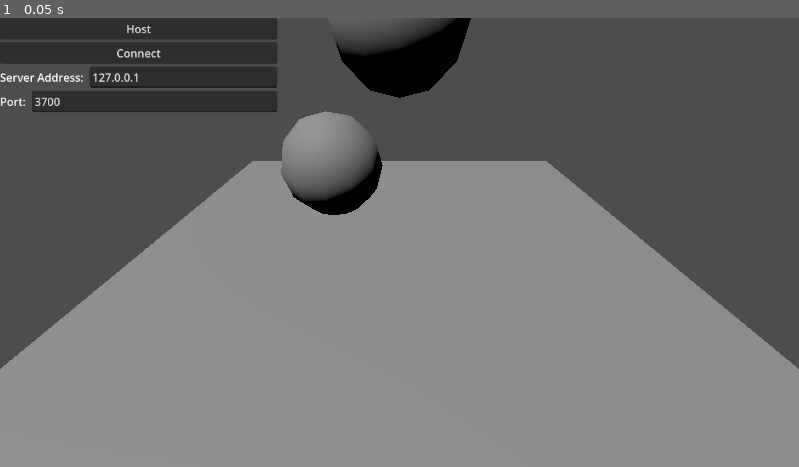
Above: before the commit, frame 1.
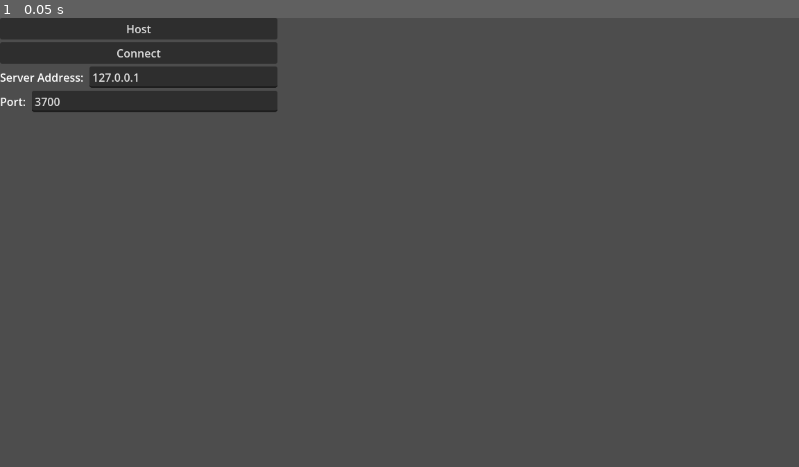
Above: after the commit, the same moment.

Repository: armedturret/XRLive-SDK
Game: Godot game, scene res://scenes/multiplayer_test.tscn
Two runs of this game, one before a commit and one after it. Both use one fixed random seed, a clock stepped at 60 frames per second and the inputs below.
Inputs:
- Up to frame 1 (0.05 s): no input

The runs differ from the first frame. In frame 1, 56% of the frame differs, in the area x 0-100%, y 0-100%.

Commit message:
Got scene changing working

Diff:
--- a/scenes/multiplayer_test.tscn
+++ b/scenes/multiplayer_test.tscn
@@ -1,15 +1,16 @@
 [gd_scene format=3 uid="uid://dh74olmenlf6j"]
 
-[ext_resource type="PackedScene" uid="uid://mt0ycsa0yltu" path="res://scenes/test_level.tscn" id="1_4k8ny"]
 [ext_resource type="Script" uid="uid://dj4bcgmr2cbey" path="res://scripts/network_manager.gd" id="2_6jr63"]
 
 [node name="MultiplayerTest" type="Node" unique_id=1371119805]
 process_mode = 3
 
-[node name="Level" type="Node" parent="." unique_id=1742559758]
+[node name="LevelRoot" type="Node" parent="." unique_id=1742559758]
 process_mode = 1
 
-[node name="TestLevel" parent="Level" unique_id=1490706074 instance=ExtResource("1_4k8ny")]
+[node name="LevelSpawner" type="MultiplayerSpawner" parent="." unique_id=1450111877]
+_spawnable_scenes = PackedStringArray("uid://mt0ycsa0yltu")
+spawn_path = NodePath("../LevelRoot")
 
 [node name="UI" type="Control" parent="." unique_id=526357457]
 layout_mode = 3
@@ -55,11 +56,12 @@
 size_flags_horizontal = 3
 text = "3700"
 
-[node name="NetworkManager" type="Node" parent="." unique_id=1498311489 node_paths=PackedStringArray("net_ui", "host_button", "connect_button", "address_input", "port_input")]
+[node name="NetworkManager" type="Node" parent="." unique_id=1498311489 node_paths=PackedStringArray("net_ui", "host_button", "connect_button", "address_input", "port_input", "levelRoot")]
 script = ExtResource("2_6jr63")
 net_ui = NodePath("../UI")
 host_button = NodePath("../UI/NetOptions/Host")
 connect_button = NodePath("../UI/NetOptions/Connect")
 address_input = NodePath("../UI/NetOptions/Address/AddressInput")
 port_input = NodePath("../UI/NetOptions/Port/PortInput")
+levelRoot = NodePath("../LevelRoot")
 metadata/_custom_type_script = "uid://dj4bcgmr2cbey"
--- a/scripts/network_manager.gd
+++ b/scripts/network_manager.gd
@@ -2,13 +2,16 @@
 
 class_name NetworkManager
 
-# this should probably be seperated into its own gui node
-# we'll want to decouple ui/business logic for people to add to their owns scenes
+# TODO: this should probably be seperated into its own gui node
+# we'll want to decouple ui/business logic for people to add to their ui
 @export var net_ui: Control
 @export var host_button: Button
 @export var connect_button: Button
 @export var address_input: LineEdit
 @export var port_input: LineEdit
+
+# TODO: these should be spawned automatically and abstracted out
+@export var levelRoot: Node
 
 func _ready() -> void:
 	get_tree().paused = true
@@ -16,7 +19,6 @@
 	multiplayer.server_relay = false
 	host_button.pressed.connect(_on_host_pressed)
 	connect_button.pressed.connect(_on_connect_pressed)
-
 
 func _on_host_pressed() -> void:
 	# TODO: Move OS alerts into an in-game error box
@@ -55,3 +57,23 @@
 func start_game() -> void:
 	net_ui.hide()
 	get_tree().paused = false
+	if multiplayer.is_server():
+		change_level.call_deferred(load("res://scenes/test_level.tscn"))
+
+
+func change_level(scene: PackedScene) -> void:
+	if not multiplayer.is_server():
+		OS.alert("Need to be server to change scenes.")
+		return
+	for c: Node in levelRoot.get_children():
+		levelRoot.remove_child(c)
+		c.queue_free()
+	levelRoot.add_child(scene.instantiate())
+
+
+# TODO: remove ALL this, should be 0 input logic in the net man
+func _input(event: InputEvent) -> void:
+	if not multiplayer.is_server():
+		return
+	if event.is_action("ui_accept") and Input.is_action_just_pressed("ui_accept"):
+		change_level.call_deferred(load("res://scenes/test_level.tscn"))
